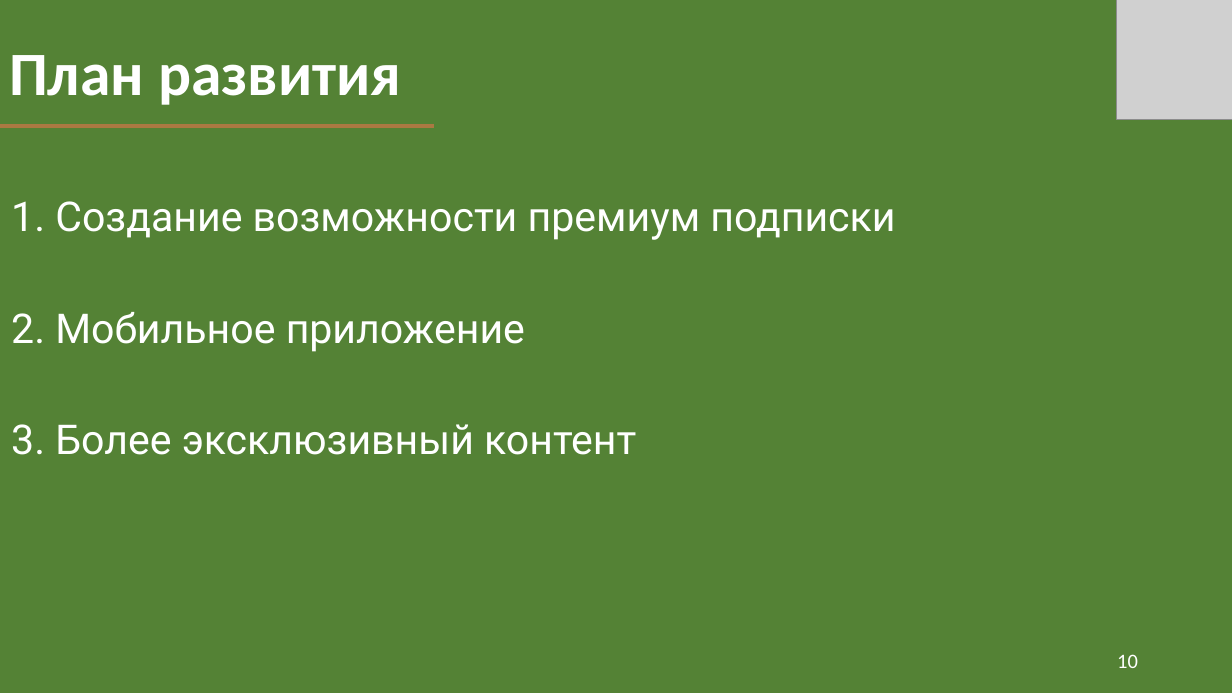
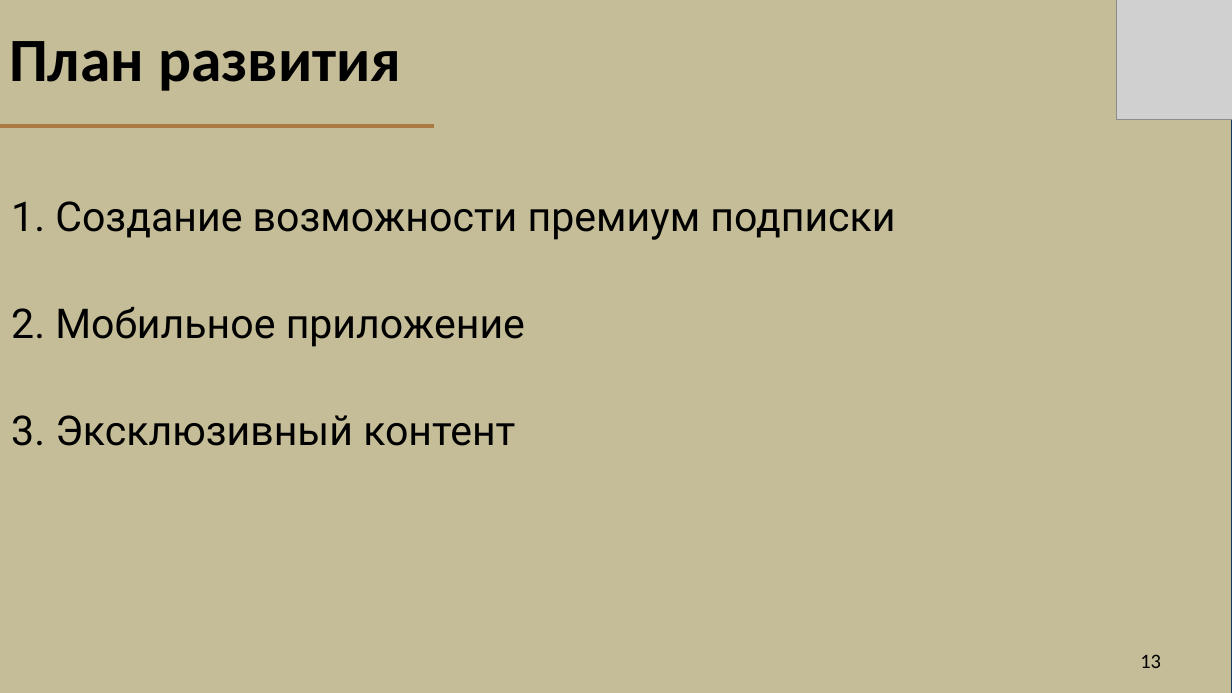
Before and after one commit to FDMan12/news-with-tags, a slide deck: slide 13 of Documentation/my_news_presentation.pptx (slide 10 before the commit). Drawn at 1232x693 pixels with LibreOffice and Linux fonts; fonts in the diff are those of the drawing; grey boxes stand for pictures. Boxes give left, top, right and bottom in pixels: in the first picture for what was removed or moved away, otherwise in the second. Text is boxed around its words. In the diff, an @@ line names an element or a change of style, - is before the commit and + after.

```diff
--- a/Documentation/my_news_presentation.pptx
+++ b/Documentation/my_news_presentation.pptx
@@ background #FFFFFF to #000000 @@
@@ title "План развития" at (9, 41, 401, 91): text colour #FFFFFF to #000000; line spacing 0.9 to 1; vertical alignment bottom to middle @@
@@ rectangle at (0, 0, 1232, 693): fill #548235 to #C4BD97; outline #333F50 1 pt to #17375E 2 pt @@
@@ subtitle at (11, 201, 895, 347): text colour #FFFFFF to #000000 in "1. Создание возможности премиум подписки", "2. Мобильное приложение"; less space between paragraphs @@
@@ subtitle at (11, 415, 515, 446): text changed; text colour #FFFFFF to #000000 @@
-3. Более эксклюзивный контент
+3. Эксклюзивный контент
@@ page number at (1140, 654, 1161, 668): text changed; text colour #FFFFFF to #000000 @@
-10
+13
```
Also in this commit, not shown: 11 other slides changed, 3 slides added, 4 other files.
